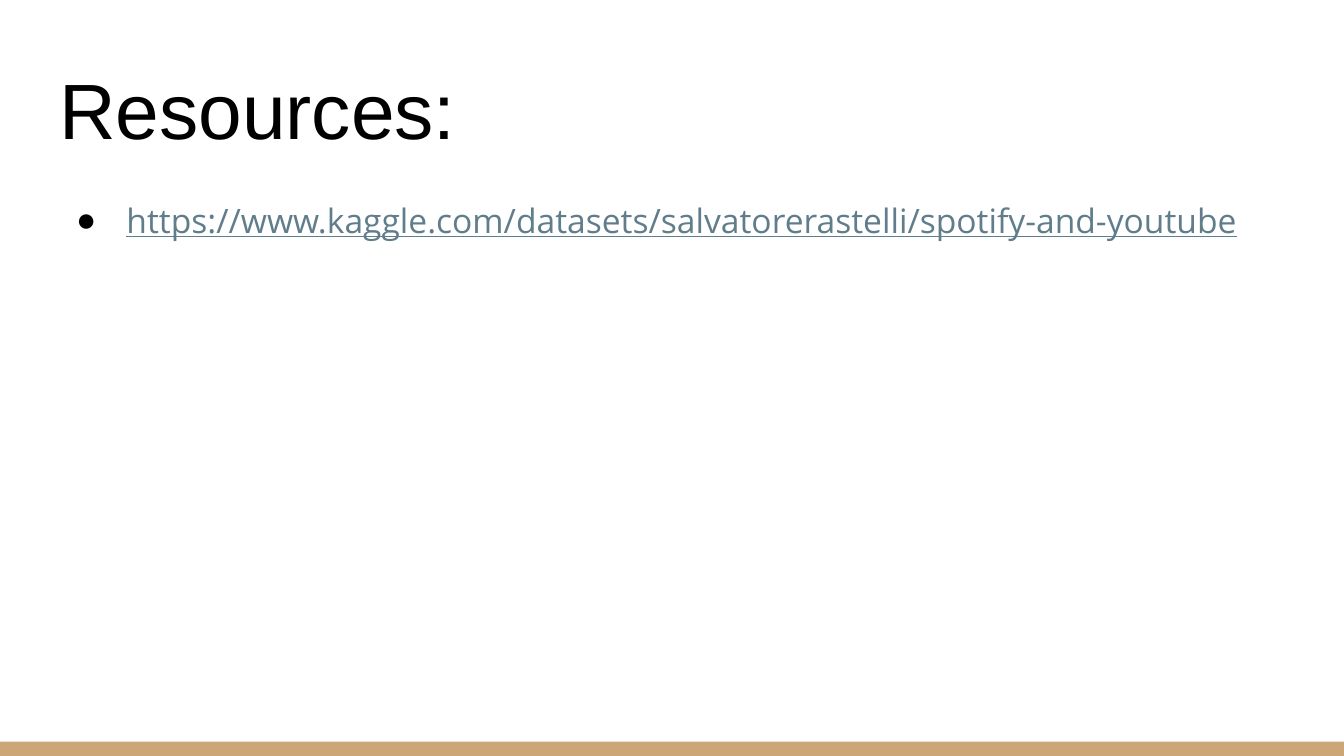
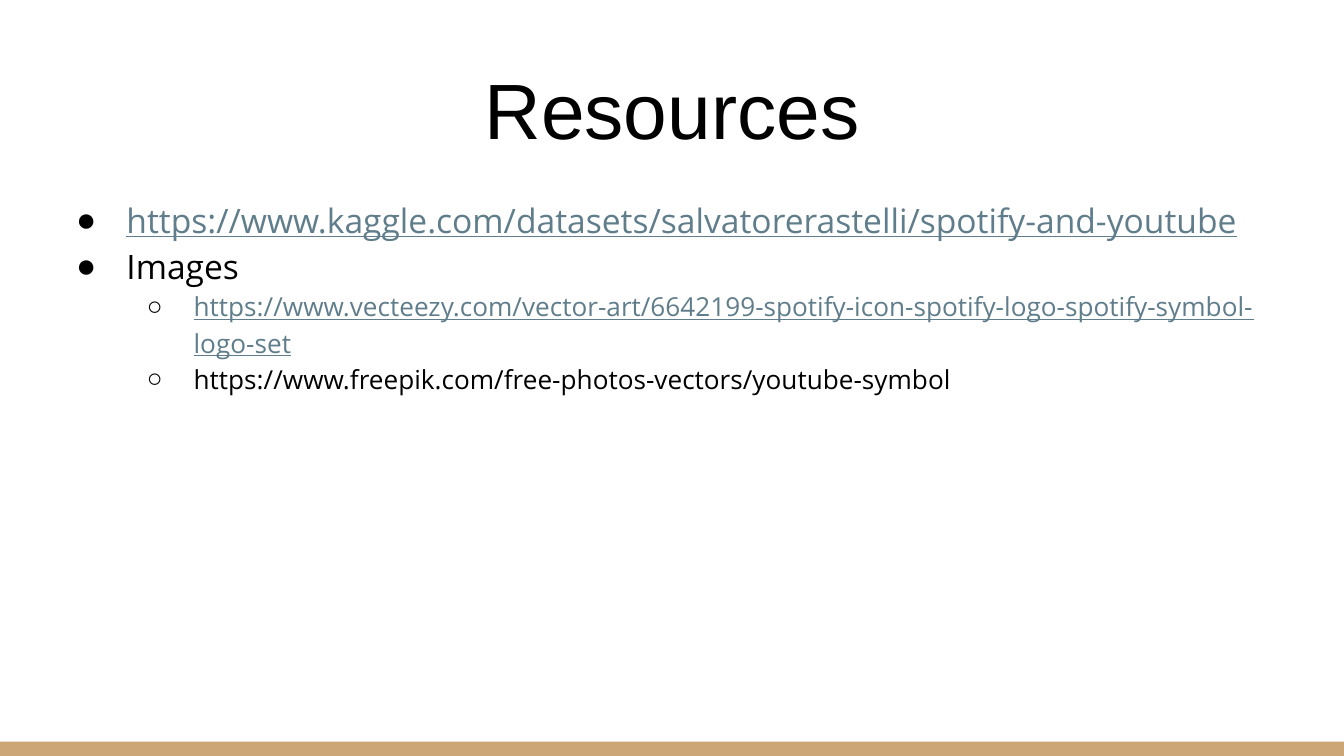
Before and after one commit to Nicholas-Simpson/Project1, a slide deck: slide 12 of Group 3 Presentation.pptx. Drawn at 1344x756 pixels with LibreOffice and Linux fonts; fonts in the diff are those of the drawing. Boxes give left, top, right and bottom in pixels: in the first picture for what was removed or moved away, otherwise in the second. Text is boxed around its words. In the diff, an @@ line names an element or a change of style, - is before the commit and + after.

```diff
--- a/Group 3 Presentation.pptx
+++ b/Group 3 Presentation.pptx
@@ title at box(485, 85, 860, 140): text changed @@
-Resources:
+Resources
@@ text at box(126, 255, 1253, 396): paragraphs added @@
+● Images
+  ○ https://www.vecteezy.com/vector-art/6642199-spotify-icon-spotify-logo-spotify-symbol-logo-set
+  ○ https://www.freepik.com/free-photos-vectors/youtube-symbol
```
Also in this commit, not shown: 6 other slides changed.
